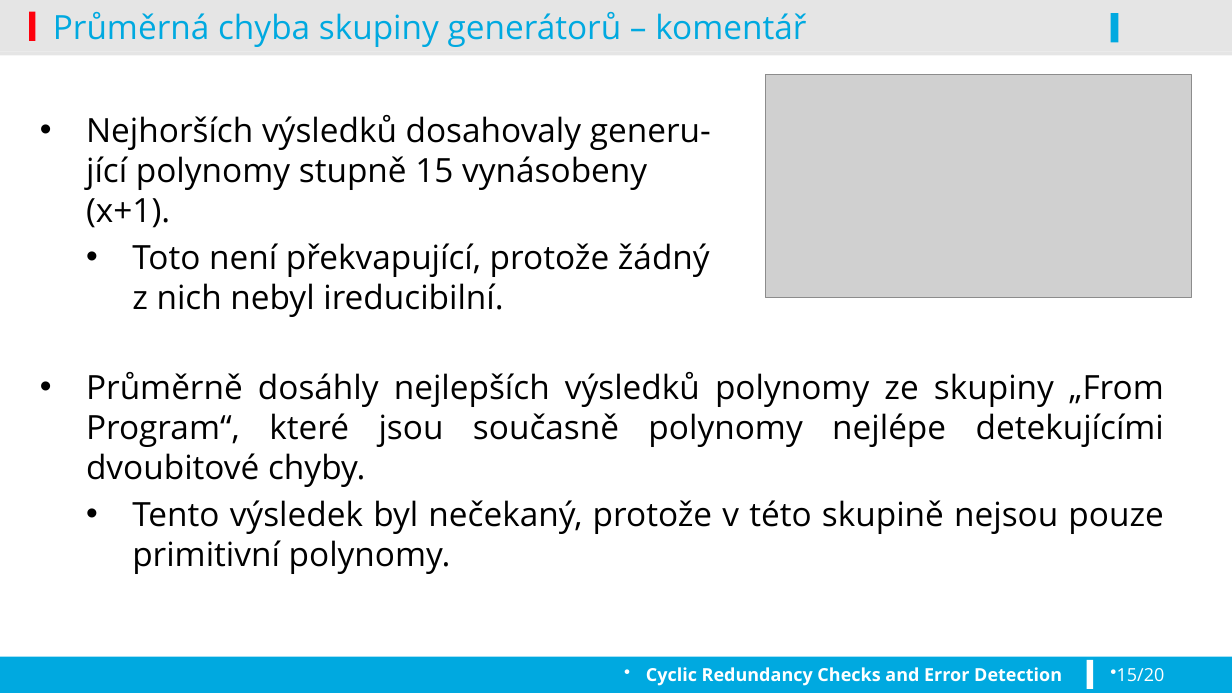
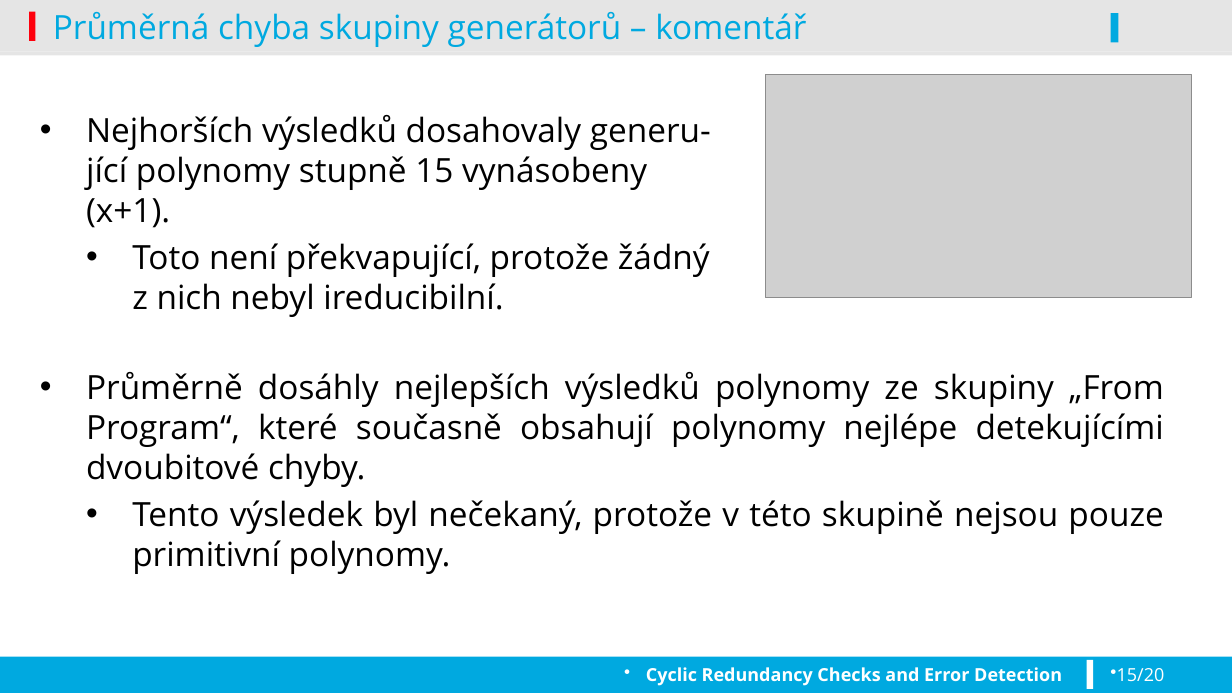
Before and after one commit to koniksedy/VUT-FIT, a slide deck: slide 15 of SPP-prezentace.pptx. Drawn at 1232x693 pixels with LibreOffice and Linux fonts; fonts in the diff are those of the drawing; grey boxes stand for pictures; background and template pictures are left out. Boxes give left, top, right and bottom in pixels: in the first picture for what was removed or moved away, otherwise in the second. Text is boxed around its words. In the diff, an @@ line names an element or a change of style, - is before the commit and + after.

```diff
--- a/SPP-prezentace.pptx
+++ b/SPP-prezentace.pptx
@@ text at box(86, 372, 1164, 487): text changed @@
-• Průměrně dosáhly nejlepších výsledků polynomy ze skupiny „From Program“, které jsou současně polynomy nejlépe detekujícími dvoubitové chyby.
+• Průměrně dosáhly nejlepších výsledků polynomy ze skupiny „From Program“, které současně obsahují polynomy nejlépe detekujícími dvoubitové chyby.
```
Also in this commit, not shown: 4 other slides changed, 1 other file.
